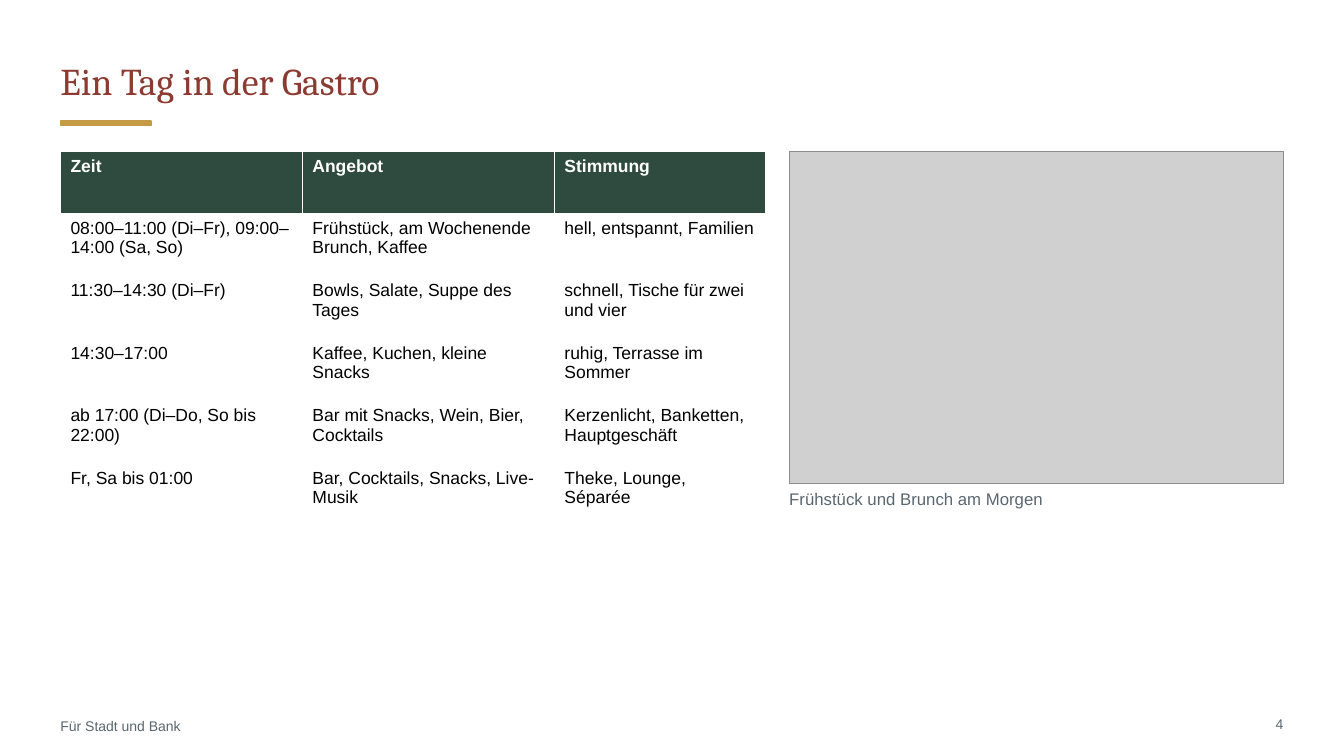
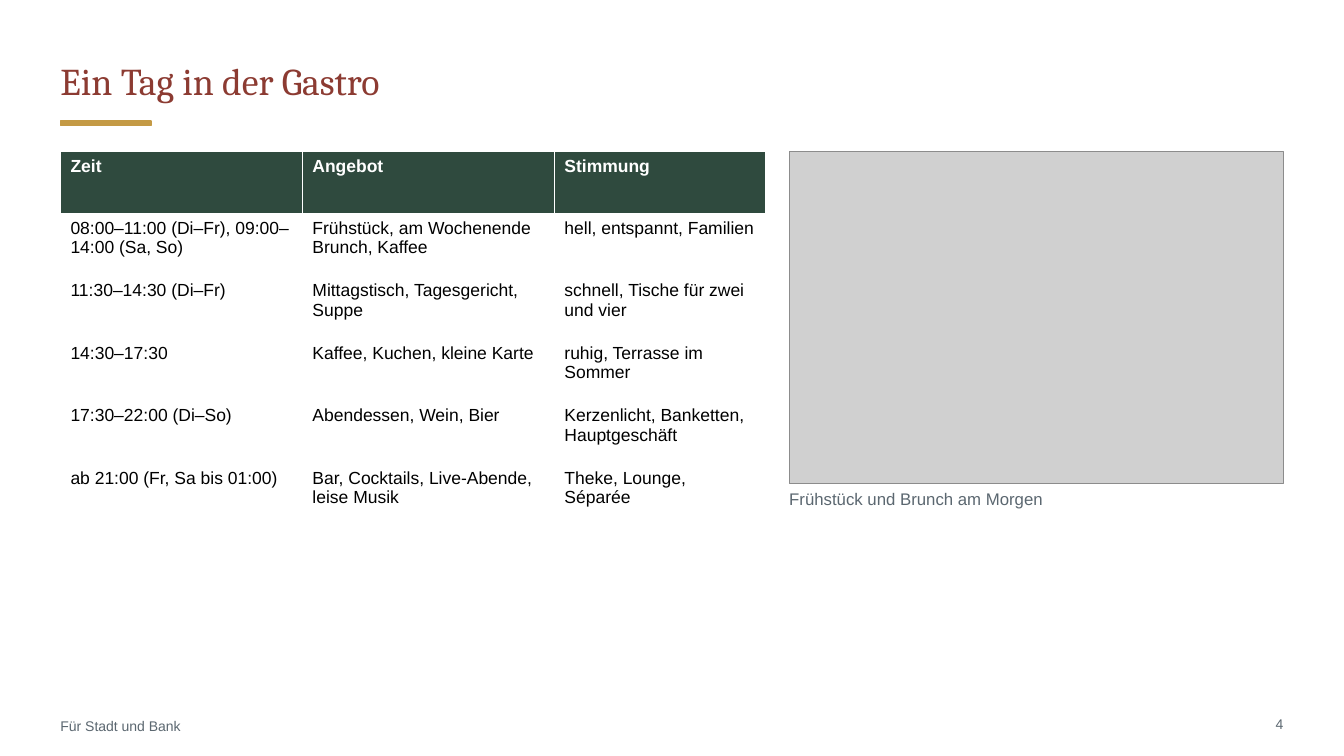
Before and after one commit to CartoonUsername/bau-projekt, a slide deck: slide 4 of praesentation/Neue-Mitte-Werlte_Baufeld3_Gastro-Konzept.pptx. Drawn at 1344x756 pixels with LibreOffice and Linux fonts; fonts in the diff are those of the drawing; grey boxes stand for pictures. Boxes give left, top, right and bottom in pixels: in the first picture for what was removed or moved away, otherwise in the second. Text is boxed around its words. In the diff, an @@ line names an element or a change of style, - is before the commit and + after.

```diff
--- a/praesentation/Neue-Mitte-Werlte_Baufeld3_Gastro-Konzept.pptx
+++ b/praesentation/Neue-Mitte-Werlte_Baufeld3_Gastro-Konzept.pptx
@@ table at (x1=60, y1=151, x2=766, y2=511) @@
-row 3, column 2: Bowls, Salate, Suppe des Tages
+row 3, column 2: Mittagstisch, Tagesgericht, Suppe
-row 4, column 1: 14:30–17:00
+row 4, column 1: 14:30–17:30
-row 4, column 2: Kaffee, Kuchen, kleine Snacks
+row 4, column 2: Kaffee, Kuchen, kleine Karte
-row 5, column 1: ab 17:00 (Di–Do, So bis 22:00)
+row 5, column 1: 17:30–22:00 (Di–So)
-row 5, column 2: Bar mit Snacks, Wein, Bier, Cocktails
+row 5, column 2: Abendessen, Wein, Bier
-row 6, column 1: Fr, Sa bis 01:00
+row 6, column 1: ab 21:00 (Fr, Sa bis 01:00)
-row 6, column 2: Bar, Cocktails, Snacks, Live-Musik
+row 6, column 2: Bar, Cocktails, Live-Abende, leise Musik
```
Also in this commit, not shown: 12 other slides changed, 9 other files.
